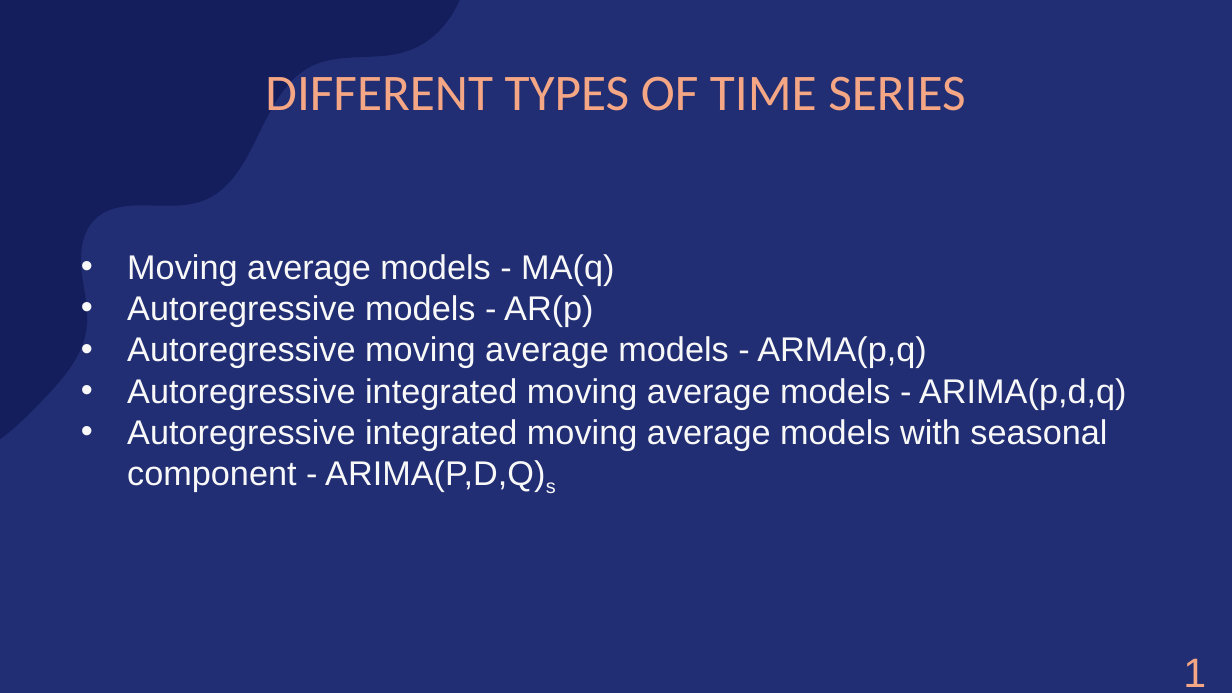
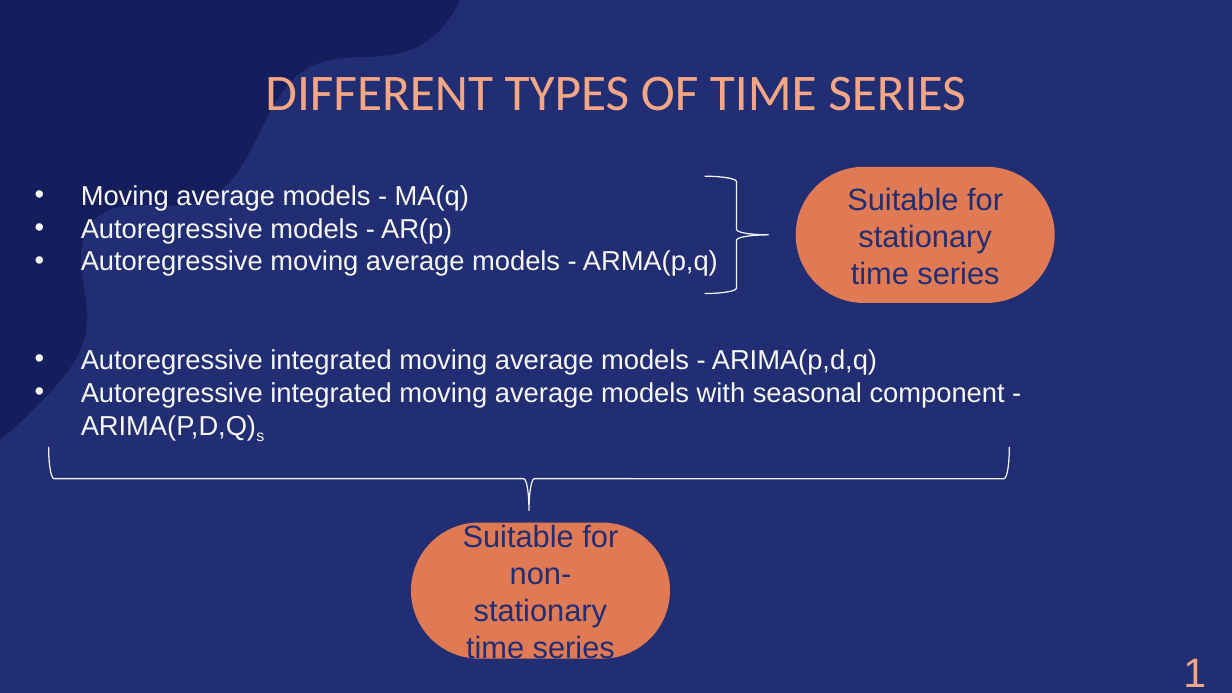
Before and after one commit to amarquard089/Covid19-Hospitalisierungsrate, a slide deck: slide 33 of Praesentation/COVID-19 Hospitalisierungsrate.pptx (slide 34 before the commit). Drawn at 1232x693 pixels with LibreOffice and Linux fonts; fonts in the diff are those of the drawing. Boxes give left, top, right and bottom in pixels: in the first picture for what was removed or moved away, otherwise in the second. Text is boxed around its words. In the diff, an @@ line names an element or a change of style, - is before the commit and + after.

```diff
--- a/Praesentation/COVID-19 Hospitalisierungsrate.pptx
+++ b/Praesentation/COVID-19 Hospitalisierungsrate.pptx
@@ text "Moving average models - MA(q)": place and size @@
-text "Moving average models - MA(q)" at bbox=[127, 254, 1126, 493]
+text "Moving average models - MA(q)" at bbox=[81, 185, 1005, 441]
@@ text "Moving average models - MA(q)" at bbox=[81, 185, 1005, 441]: size 20 to 16 pt @@
@@ right brace added at bbox=[705, 176, 769, 293], outline #EFF1FF 0.75 pt @@
@@ rounded rectangle added at bbox=[796, 166, 1055, 303], fill #E07A54, 18 pt, text #212E73 @@
+Suitable for stationary time series
@@ right brace added at bbox=[49, 447, 1010, 511], outline #EFF1FF 0.75 pt @@
@@ rounded rectangle added at bbox=[411, 522, 670, 659], fill #E07A54, 18 pt, text #212E73 @@
+Suitable for non-stationary time series
```
Also in this commit, not shown: 9 other slides changed, 9 slides added, 3 slides removed, 7 other files.
